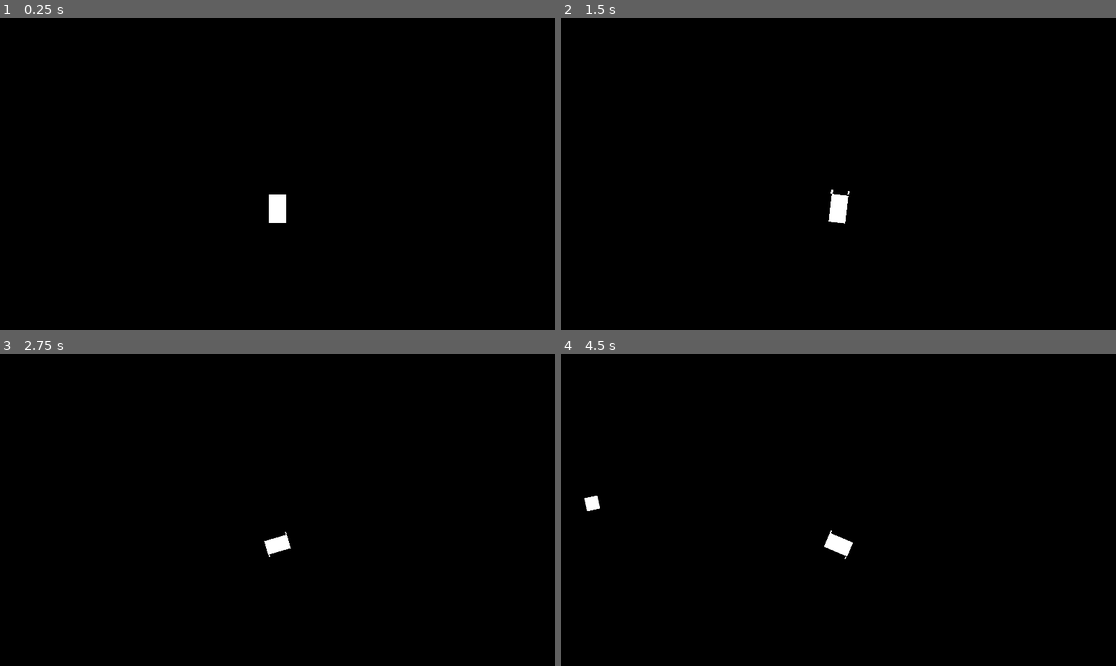
Above: before the commit, frames 1-4 (two rows, left to right).
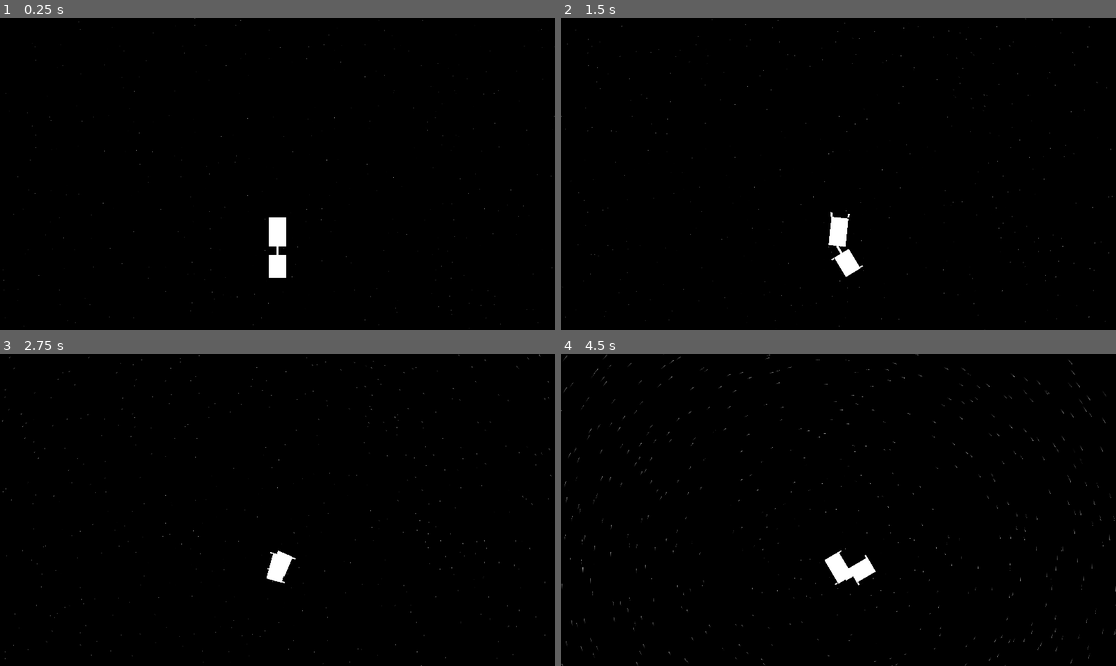
Above: after the commit, the same moments.

Repository: liamfmoran/1-bit-jam
Game: Godot game, scene res://scenes/main.tscn
Two runs of this game, one before a commit and one after it. Both use one fixed random seed, a clock stepped at 60 frames per second and the inputs below.
Inputs:
- Up to frame 1 (0.25 s): no input
- Up to frame 2 (1.5 s): tap Enter at 0.5 s; hold D (turn_right) 0.53-1.28 s; hold S (thrust_reverse) from 1.28 s (still down)
- Up to frame 3 (2.75 s): release S (thrust_reverse) at 2.03 s; hold D (turn_right) from 2.03 s (still down)
- Up to frame 4 (4.5 s): release D (turn_right) at 2.78 s; hold W (thrust_forward) 2.78-3.53 s; hold A (turn_left) from 3.53 s (still down)

The runs differ from the first frame. In frame 1, 0.8% of the frame differs, in the area x 0-100%, y 0-100%; in frame 2, 0.8%; in frame 3, 0.7%; in frame 4, 1.3%.

Commit message:
Added stars

Diff:
--- a/scenes/main.tscn
+++ b/scenes/main.tscn
@@ -1,10 +1,32 @@
-[gd_scene format=3 uid="uid://c2cbafam4l6f6"]
+[gd_scene load_steps=5 format=3 uid="uid://c2cbafam4l6f6"]
 
 [ext_resource type="Script" uid="uid://ddokxj2iyrjft" path="res://scripts/main.gd" id="1_main"]
 [ext_resource type="PackedScene" path="res://scenes/truck/truck.tscn" id="2_truck"]
+[ext_resource type="Shader" path="res://shaders/starfield.gdshader" id="3_starfield_shader"]
+[ext_resource type="Script" path="res://scripts/starfield.gd" id="4_starfield_script"]
+
+[sub_resource type="ShaderMaterial" id="ShaderMaterial_starfield"]
+shader = ExtResource("3_starfield_shader")
+shader_parameter/truck_position = Vector2(0, 0)
+shader_parameter/cam_rotation = 0.0
+shader_parameter/cam_zoom = 1.0
+shader_parameter/screen_target = Vector2(960, 660)
+shader_parameter/truck_velocity = Vector2(0, 0)
+shader_parameter/cam_angular_velocity = 0.0
+shader_parameter/trail_scale = 0.15
+shader_parameter/rotation_trail_scale = 0.007
 
 [node name="Main" type="Node2D" unique_id=747388140]
 script = ExtResource("1_main")
 
+[node name="StarfieldLayer" type="CanvasLayer" parent="."]
+layer = -1
+
+[node name="StarfieldRect" type="ColorRect" parent="StarfieldLayer"]
+material = SubResource("ShaderMaterial_starfield")
+offset_right = 1920.0
+offset_bottom = 1080.0
+script = ExtResource("4_starfield_script")
+
 [node name="Truck" parent="." unique_id=792170668 instance=ExtResource("2_truck")]
 position = Vector2(960, 540)
--- /dev/null
+++ b/scripts/starfield.gd
@@ -0,0 +1,22 @@
+extends ColorRect
+
+@onready var _truck: RigidBody2D = get_node("/root/Main/Truck")
+@onready var _mat: ShaderMaterial = material as ShaderMaterial
+var _smoothed_angular_vel: float = 0.0
+
+
+func _ready() -> void:
+	var vp_size := get_viewport_rect().size
+	var screen_target := vp_size / 2.0 + Vector2(0, _truck.camera_forward_offset)
+	_mat.set_shader_parameter("screen_target", screen_target)
+
+
+func _process(delta: float) -> void:
+	var raw_angular_vel: float = angle_difference(_truck._cam_rotation, _truck.global_rotation) * _truck.camera_rotation_smoothing
+	_smoothed_angular_vel = lerpf(_smoothed_angular_vel, raw_angular_vel, delta * 6.0)
+	var cam_angular_vel: float = _smoothed_angular_vel if absf(_smoothed_angular_vel) > 0.3 else 0.0
+	_mat.set_shader_parameter("truck_position", _truck.global_position)
+	_mat.set_shader_parameter("cam_rotation", _truck._cam_rotation)
+	_mat.set_shader_parameter("cam_zoom", _truck._cam_zoom)
+	_mat.set_shader_parameter("truck_velocity", _truck.linear_velocity)
+	_mat.set_shader_parameter("cam_angular_velocity", cam_angular_vel)
--- a/scripts/truck/truck.gd
+++ b/scripts/truck/truck.gd
@@ -14,8 +14,8 @@
 @export var camera_zoom_speed_ref: float = 400.0
 @export var camera_zoom_smoothing: float = 3.0
 @export var camera_rotation_smoothing: float = 5.0
-@export var camera_forward_offset: float = 120.0
-@export var trailer_count: int = 0
+@export var camera_forward_offset: float = 200.0
+@export var trailer_count: int = 1
 
 var _flames: Dictionary = {}
 var _thruster_positions: Dictionary = {}
--- /dev/null
+++ b/shaders/starfield.gdshader
@@ -0,0 +1,97 @@
+shader_type canvas_item;
+
+uniform vec2 truck_position;
+uniform float cam_rotation;
+uniform float cam_zoom;
+uniform vec2 screen_target;
+uniform vec2 truck_velocity;
+uniform float cam_angular_velocity;
+uniform float trail_scale : hint_range(0.0, 0.5) = 0.15;
+uniform float rotation_trail_scale : hint_range(0.0, 0.01) = 0.007;
+uniform float twinkle_speed : hint_range(0.0, 5.0) = 1.5;
+uniform float twinkle_amount : hint_range(0.0, 1.0) = 0.4;
+
+float hash21(vec2 p) {
+	p = fract(p * vec2(443.897, 441.423));
+	p += dot(p, p + 19.19);
+	return fract(p.x * p.y);
+}
+
+void fragment() {
+	vec2 screen_px = UV * vec2(1920.0, 1080.0);
+	vec2 offset = (screen_px - screen_target) / cam_zoom;
+
+	float c = cos(cam_rotation);
+	float s = sin(cam_rotation);
+	vec2 rotated = vec2(c * offset.x - s * offset.y,
+	                    s * offset.x + c * offset.y);
+
+	float total_b = 0.0;
+
+	for (int layer = 0; layer < 3; layer++) {
+		float parallax;
+		float cell_size;
+		float star_radius;
+		float density;
+
+		if (layer == 0) {
+			parallax = 0.02;
+			cell_size = 100.0;
+			star_radius = 0.6;
+			density = 0.35;
+		} else if (layer == 1) {
+			parallax = 0.06;
+			cell_size = 70.0;
+			star_radius = 0.9;
+			density = 0.30;
+		} else {
+			parallax = 0.12;
+			cell_size = 50.0;
+			star_radius = 1.2;
+			density = 0.25;
+		}
+
+		vec2 lookup = rotated + truck_position * parallax;
+		vec2 translational = truck_velocity * parallax * trail_scale;
+		vec2 rotational = cam_angular_velocity * vec2(-rotated.y, rotated.x) * rotation_trail_scale;
+		vec2 trail_vec = translational + rotational;
+		float trail_len = length(trail_vec);
+
+		for (int dy = -1; dy <= 1; dy++) {
+			for (int dx = -1; dx <= 1; dx++) {
+				vec2 cell = floor(lookup / cell_size) + vec2(float(dx), float(dy));
+				vec2 cell_hash_input = cell + float(layer) * 100.0;
+
+				float existence = hash21(cell_hash_input);
+				if (existence > density) {
+					continue;
+				}
+
+				float sx = 0.2 + 0.6 * hash21(cell_hash_input + vec2(31.7, 47.3));
+				float sy = 0.2 + 0.6 * hash21(cell_hash_input + vec2(73.1, 11.9));
+				vec2 star_pos = (cell + vec2(sx, sy)) * cell_size;
+
+				vec2 diff = lookup - star_pos;
+				float dist = length(diff);
+				float twinkle_phase = hash21(cell_hash_input + vec2(91.3, 57.7));
+				float twinkle = 1.0 - twinkle_amount * (0.5 + 0.5 * sin(TIME * twinkle_speed + twinkle_phase * 6.2831));
+				float b = smoothstep(star_radius, star_radius * 0.3, dist) * twinkle;
+
+				if (trail_len > 1.5) {
+					vec2 td = trail_vec / trail_len;
+					float along = dot(diff, td);
+					float perp = abs(dot(diff, vec2(-td.y, td.x)));
+
+					if (along > 0.0 && along < trail_len && perp < star_radius * 0.5) {
+						float trail_b = 1.0 - along / trail_len;
+						b = max(b, trail_b);
+					}
+				}
+
+				total_b = max(total_b, b);
+			}
+		}
+	}
+
+	COLOR = vec4(1.0, 1.0, 1.0, total_b);
+}
Not shown, added: scripts/starfield.gd.uid
Not shown, added: shaders/starfield.gdshader.uid
